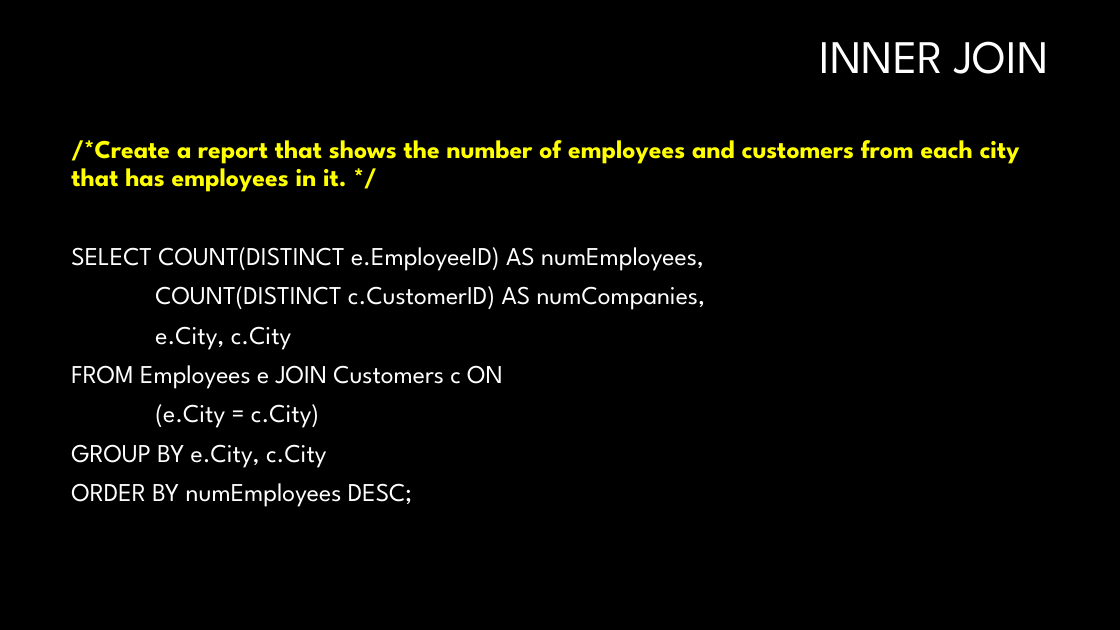
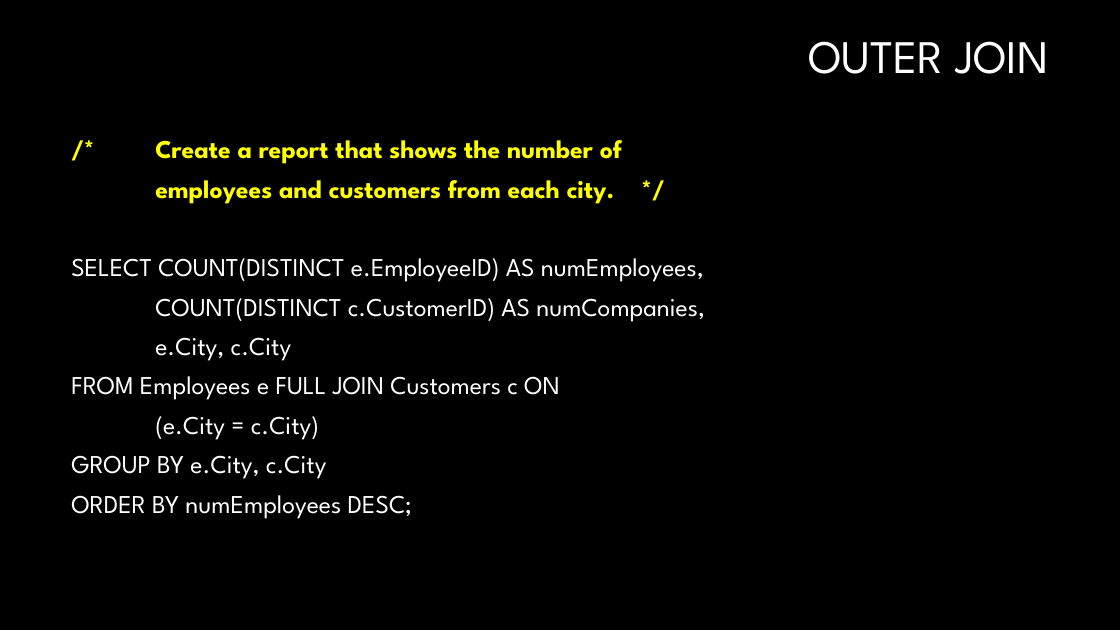
Before and after one commit to VKRISHNANB/postgres, a slide deck: slide 45 of slides/2psql1.pptx (slide 42 before the commit). Drawn at 1120x630 pixels with LibreOffice and Linux fonts; fonts in the diff are those of the drawing; background and template pictures are left out. Boxes give left, top, right and bottom in pixels: in the first picture for what was removed or moved away, otherwise in the second. Text is boxed around its words. In the diff, an @@ line names an element or a change of style, - is before the commit and + after.

```diff
--- a/slides/2psql1.pptx
+++ b/slides/2psql1.pptx
@@ text at (x1=808, y1=41, x2=1049, y2=74): text changed @@
-INNER JOIN
+OUTER JOIN
@@ text at (x1=155, y1=140, x2=622, y2=204): text changed @@
-/*Create a report that shows the number of employees and customers from each city that has employees in it. */
+/* Create a report that shows the number of
+employees and customers from each city. */
@@ text at (x1=71, y1=376, x2=560, y2=400): text changed @@
-FROM Employees e JOIN Customers c ON
+FROM Employees e FULL JOIN Customers c ON
```
Also in this commit, not shown: 23 other slides changed, 1 other file.
